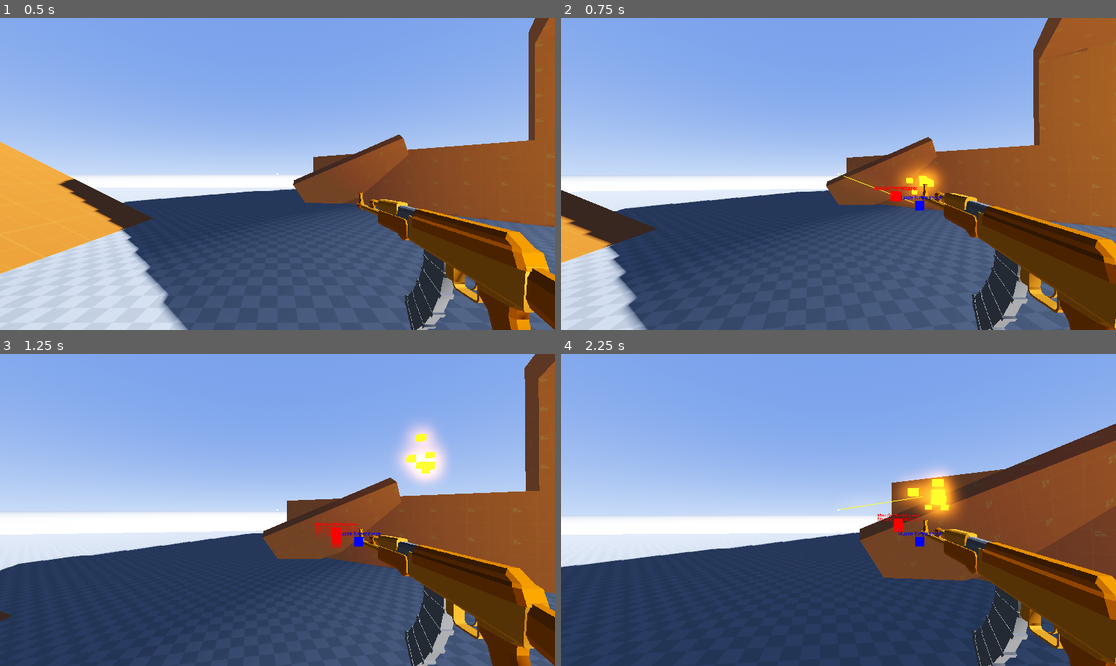
Above: before the commit, frames 1-4 (two rows, left to right).
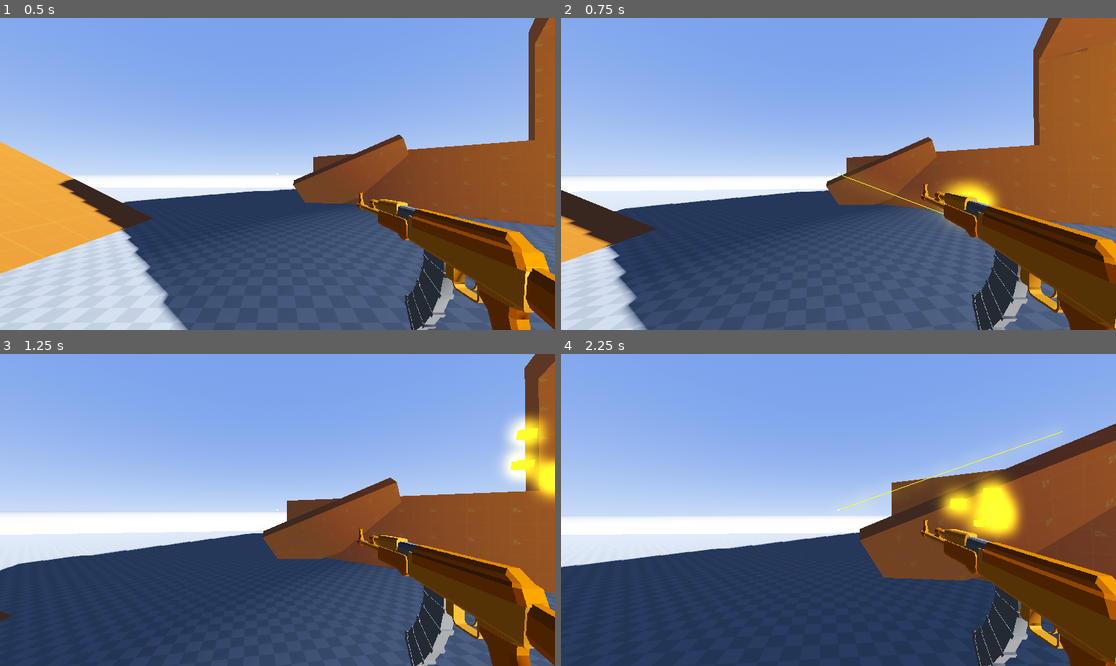
Above: after the commit, the same moments.

Repository: xandwr/deadshot-duels
Game: Godot game, scene res://Scenes/TestWorld.tscn
Same seed, same stepped clock (60 frames per second), same inputs: the game is played once before the commit and once after it. A sky picture missing from this copy of the repository is replaced by a grey-blue gradient.
Inputs (mouse positions are in pixels of both pictures, inside the frame that each line leads up to):
- Up to frame 1 (0.5 s): no input
- Up to frame 2 (0.75 s): tap Enter at 0.5 s; move the mouse to (866, 174) at 0.52 s; press the mouse at (866, 174) at 0.53 s; hold W (move_forward) from 0.53 s (still down)
- Up to frame 3 (1.25 s): keep holding W (move_forward); tap Space (jump) at 0.77 s
- Up to frame 4 (2.25 s): keep holding W (move_forward); move the mouse to (810, 510) at 1.27 s; release the mouse at (810, 510) at 1.28 s; click (810, 510) at 1.35 s; tap Space (jump) at 1.52 s; move the mouse to (849, 503) at 2.02 s; press the mouse at (849, 503) at 2.03 s

Frame 1 is identical in both runs. In frame 2, 1.6% of the frame differs, in the area x 50-80%, y 46-68%; in frame 3, 3.7%; in frame 4, 3.8%, in the area x 50-91%, y 24-62%.

Commit message:
Finally fixed muzzle FOV offset issue

Diff:
--- a/Materials/tracer.tres
+++ b/Materials/tracer.tres
@@ -5,5 +5,5 @@
 albedo_color = Color(0.956138, 0.39524, 0, 1)
 emission_enabled = true
 emission = Color(0.966438, 0.372417, 0, 1)
-emission_energy_multiplier = 5.0
+emission_energy_multiplier = 8.0
 point_size = 8.0
--- a/player.gd
+++ b/player.gd
@@ -26,6 +26,13 @@
 
 var move_speed = 4.0
 var jump_force = 4.0
+
+
+func _ready() -> void:
+	# Some projection hackery to adjust the offset of the muzzle to match the FOV of the subviewport camera
+	var muzzle_screenspace = subviewport_camera.unproject_position(muzzle.global_transform.origin)
+	var muzzle_world_adjusted = main_camera.project_position(muzzle_screenspace, 0.5)
+	muzzle.global_transform.origin = muzzle_world_adjusted
 
 
 func _physics_process(delta: float) -> void:
@@ -107,22 +114,7 @@
 func _spawn_bullet_tracer(collision_point: Vector3) -> void:
 	var tracer = Tracer.new()
 	get_tree().root.add_child(tracer)
-
-	var test = main_camera.unproject_position(muzzle.global_transform.origin)
-	var muzzle_screenspace = subviewport_camera.unproject_position(muzzle.global_transform.origin)
-	var test_1 = load("res://test_indicator.tscn").instantiate() as Node2D
-	var test_2 = load("res://test_indicator.tscn").instantiate() as Node2D
-	add_child(test_1)
-	add_child(test_2)
-	test_1.position = muzzle_screenspace
-	test_1.modulate = Color(0, 0, 255)
-	test_1.label.text = "Muzzle Screenspace"
-	test_2.position = test
-	test_2.modulate = Color(255, 0, 0)
-	test_2.label.text = "Muzzle Worldspace"
-
-	var muzzle_world_adjusted = subviewport_camera.project_position(muzzle_screenspace, 1.0)
-	tracer.init(muzzle_world_adjusted, collision_point)
+	tracer.init(muzzle.global_position, collision_point)
 
 
 func _play_shoot_sound() -> void:
